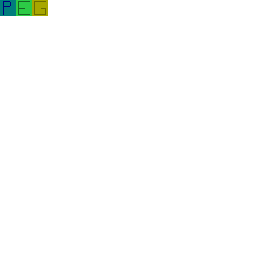
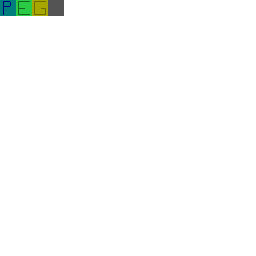
Revision of a layered 256 × 256 image; what changed, layer by layer:
painted on "Background" over 48, 0, 64, 16
